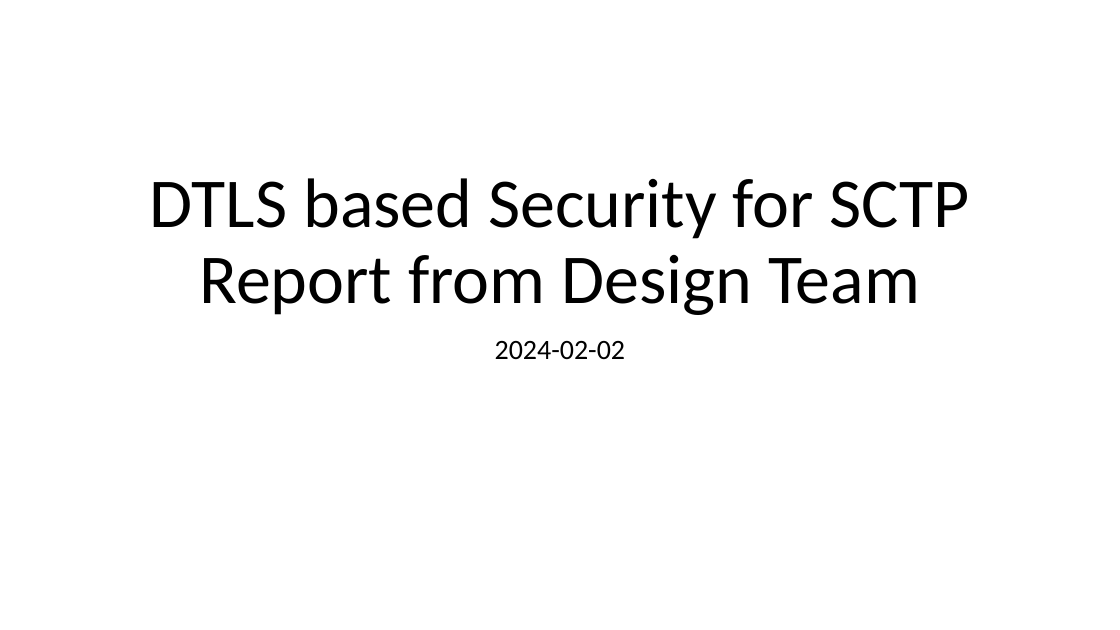
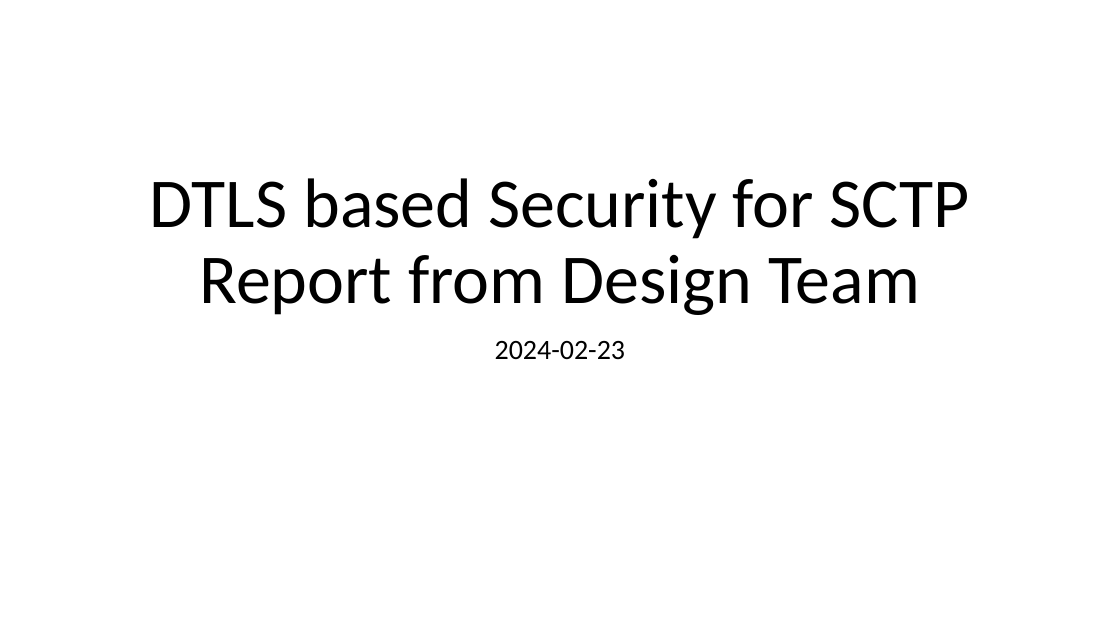
Before and after one commit to sctplab/sctp-dtls-requirements, a slide deck: slide 1 of dtls-for-sctp-design-team-report.pptx. Drawn at 1120x630 pixels with LibreOffice and Linux fonts; fonts in the diff are those of the drawing. Boxes give left, top, right and bottom in pixels: in the first picture for what was removed or moved away, otherwise in the second. Text is boxed around its words. In the diff, an @@ line names an element or a change of style, - is before the commit and + after.

```diff
--- a/dtls-for-sctp-design-team-report.pptx
+++ b/dtls-for-sctp-design-team-report.pptx
@@ subtitle at box(495, 341, 626, 359): text changed @@
-2024-02-02
+2024-02-23
```
Also in this commit, not shown: 5 other slides changed.
